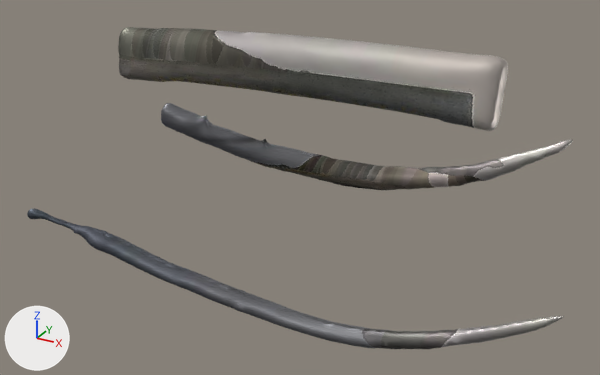
Two versions of the glTF model public/models/alkafeel/kfl-2126.glb, one commit apart.
Rendered twice from a 50 mm camera at (0.652, -1.24, 0.552) aimed at (-0.012, -0.033, -0.051). The lights are fixed; the arrows at lower left show +X, +Y and +Z. The picture after the commit comes second.

Before the edit, the objects in view are built like this:
```python
me_geometry_0 = bpy.data.meshes.new('geometry_0')
me_geometry_0.from_pydata(...)  # 7482 vertices, 14952 faces; spans x -0.492..0.495, y -0.244..0.243, z -0.235..0.235
me_geometry_0.materials.append(mat_alkafeel_watertight_pbr)
ob_geometry_0 = bpy.data.objects.new('geometry_0', me_geometry_0)
ob_geometry_0.location = (0.0, 0.0, 0.0)
```
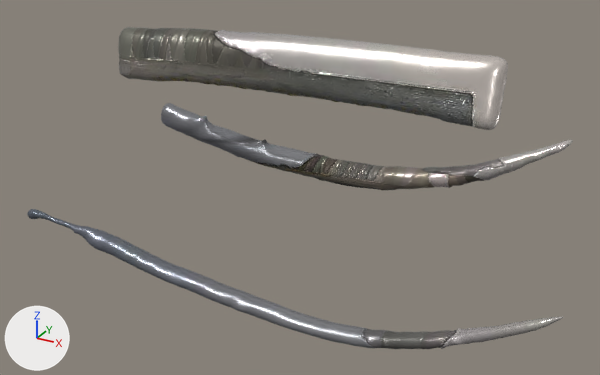
The newer file is also rescaled (x1.013), turned or shifted as a whole; pictures and numbers use the older file's frame.

The change, as a diff of the scene's bpy script:
```diff
--- a/public/models/alkafeel/kfl-2126.glb.py
+++ b/public/models/alkafeel/kfl-2126.glb.py
@@ mat_museumultrahdpbr @@
+mat_museumultrahdpbr = bpy.data.materials.new('MuseumUltraHDPBR')
+# uses the picture img_image_0
+# uses the picture img_image_1
+# uses the picture img_image_2
@@ me_geometry_0 @@
 # used by ob_geometry_0; location = (0.0, 0.0, 0.0)
-me_geometry_0.from_pydata(...)  # 7482 vertices, 14952 faces; spans x -0.492..0.495, y -0.244..0.243, z -0.235..0.235
-me_geometry_0.materials.append(mat_alkafeel_watertight_pbr)
+me_geometry_0.from_pydata(...)  # 7482 vertices, 14952 faces; spans x -0.492..0.495, y -0.244..0.243, z -0.234..0.235
+# edits to the shape of me_geometry_0 do not show in these pictures
+me_geometry_0.materials.append(mat_museumultrahdpbr)
```

Where the change shows, as pixel boxes (x1, y1, x2, y2) in the pictures (600 x 375 px):
'geometry_0', recoloured
    both: (27, 27, 573, 349)
